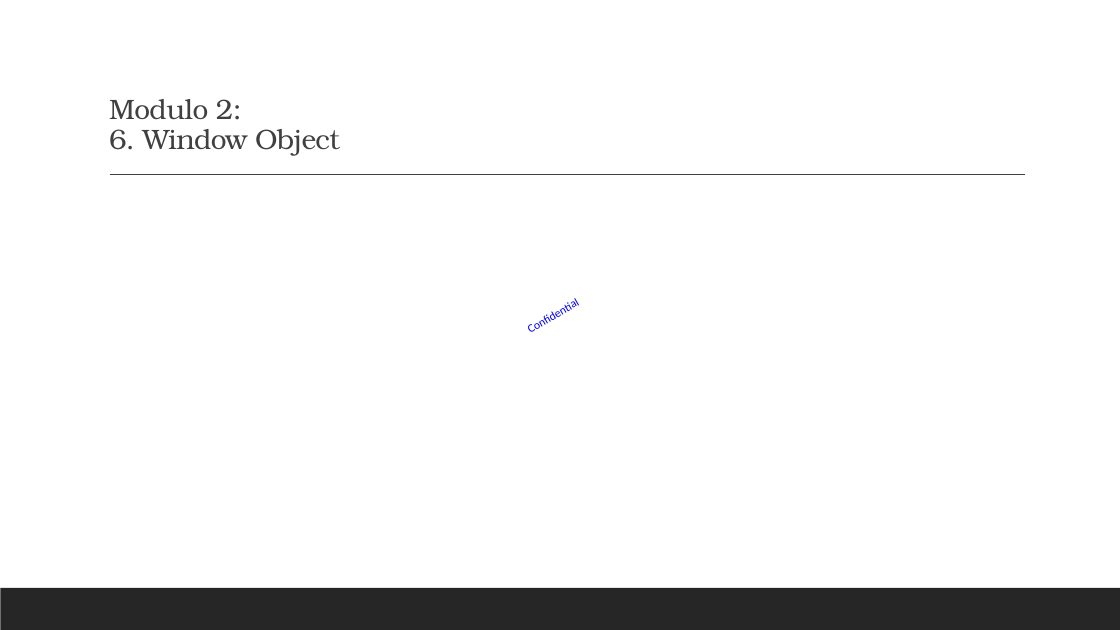
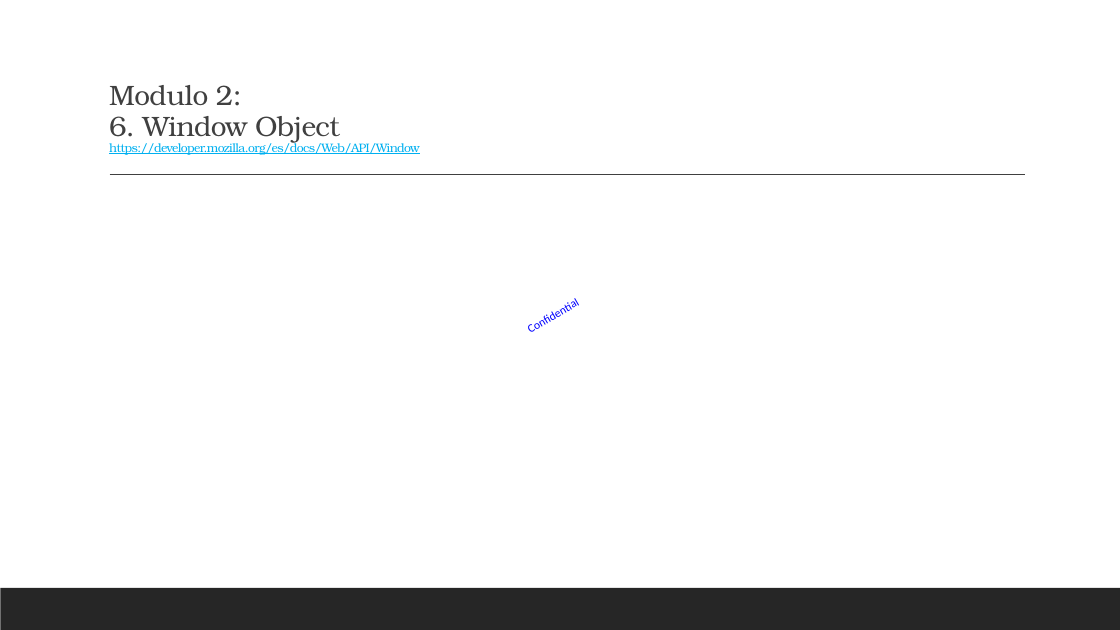
Before and after one commit to elinformatico/curso-javascript-basico, a slide deck: slide 85 of Javascript by Noe Hernandez.pptx (slide 75 before the commit). Drawn at 1120x630 pixels with LibreOffice and Linux fonts; fonts in the diff are those of the drawing. Boxes give left, top, right and bottom in pixels: in the first picture for what was removed or moved away, otherwise in the second. Text is boxed around its words. In the diff, an @@ line names an element or a change of style, - is before the commit and + after.

Commit message:
docs: Agregando presentacion JavaScript

```diff
--- a/Javascript by Noe Hernandez.pptx
+++ b/Javascript by Noe Hernandez.pptx
@@ title at <box>109,85,419,155</box>: text changed; size 24 to 10.5 pt; text colour #404040 to #00B0F0 @@
-Modulo 2:
-6. Window Object
+Modulo 2:
+6. Window Object
+https://developer.mozilla.org/es/docs/Web/API/Window
```
Also in this commit, not shown: 8 other slides changed, 10 slides added, 2 other files.
